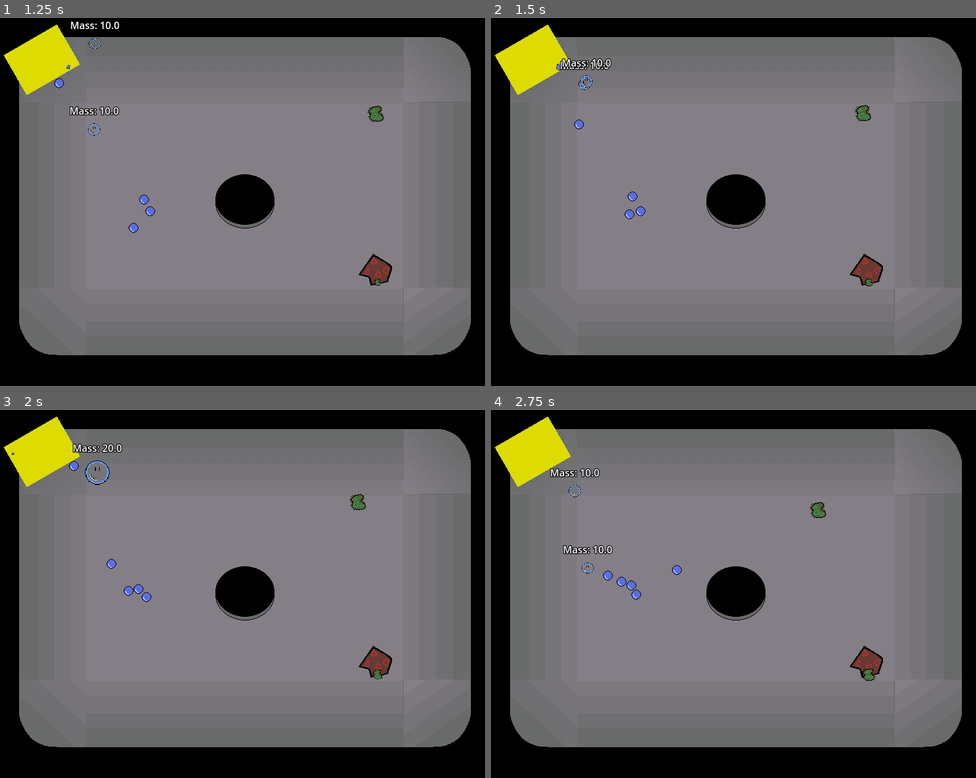
Above: before the commit, frames 1-4 (two rows, left to right).
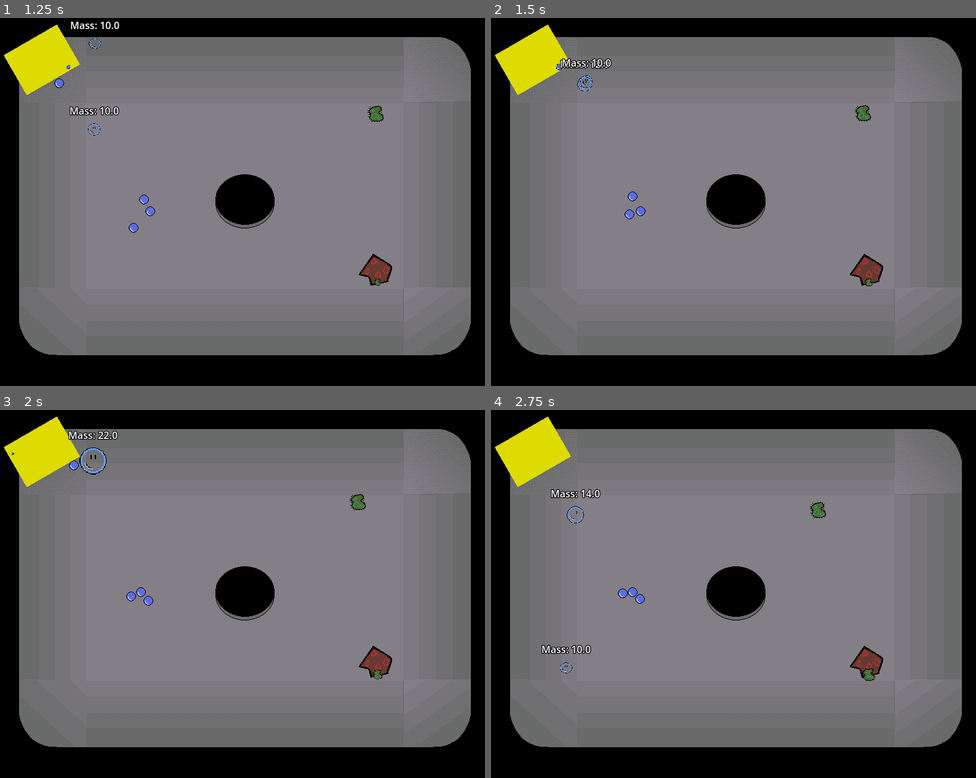
Above: after the commit, the same moments.

Repository: that-damn-cat/BubbleTrouble
Game: Godot game, scene res://game.tscn
The game is run twice, just before and just after one commit, with the same random seed, the same clock (stepped at 60 frames per second) and the same inputs.
Inputs:
- Up to frame 1 (1.25 s): hold Up (up) from 0.53 s (still down); tap Space (shoot) at 0.6 s
- Up to frame 2 (1.5 s): keep holding Up (up); tap Space (shoot) at 1.35 s
- Up to frame 3 (2 s): keep holding Up (up)
- Up to frame 4 (2.75 s): release Up (up) at 2.03 s; hold Left (left) from 2.03 s (still down); tap Space (shoot) at 2.1 s

Frame 1 is identical in both runs. In frame 2, 0.2% of the frame differs, in the area x 14-25%, y 11-31%; in frame 3, 0.7%; in frame 4, 1.1%, in the area x 10-40%, y 15-72%.

Commit message:
Extended merge and split logic

Diff:
--- a/Entities/Player/player.gd
+++ b/Entities/Player/player.gd
@@ -20,6 +20,7 @@
 @export var min_speed: float = 175.0
 @export var max_speed: float = 550.0
 @export_range(0.0, 1.0, 0.01) var friction = .09
+@export var bounce_damping: float = 0.6
 
 var direction := Vector2.ZERO
 
@@ -40,11 +41,22 @@
 	%MassLabel.text = "Mass: %0.1f" % mass
 
 func merge(consumed: Player) -> void:
+	var initial_health: float = health_component.current_health
+
 	health_component.heal(consumed.mass)
 	update_mass()
-	consumed.queue_free()
 
-func _physics_process(_delta):
+	var healed_amount: float = health_component.current_health - initial_health
+
+	if healed_amount == consumed.mass:
+		consumed.queue_free()
+		return
+
+	consumed.mass = consumed.mass - healed_amount
+	consumed.update_mass()
+
+
+func _physics_process(delta):
 	var acceleration = remap(mass, min_mass, max_mass, max_acceleration, min_acceleration)
 	var speed_cap = remap(mass, min_mass, max_mass, max_speed, min_speed)
 
@@ -56,22 +68,34 @@
 
 	move_and_slide()
 
+
 func _on_merge_area_body_entered(body: Node2D) -> void:
-	if body is not Player:
-		return
-
 	if body == self:
 		return
 
-	body = body as Player
-
-	if mass < body.mass:
+	if health_component.current_health == health_component.max_health:
+		if body is Droplet:
+			%Active.try_split()
 		return
 
-	merge(body)
+	if body is Player:
+		if mass < body.mass:
+			return
+
+		merge(body)
+		return
+
+	if body is Droplet:
+		health_component.heal(body.size_bonus)
+		update_mass()
+		body.queue_free()
 
 func _on_healed(_amount: float) -> void:
+	#if health_component.current_health == health_component.max_health:
+	#	%MergeCollider.set_deferred("disabled", true)
+
 	update_mass()
 
 func _on_damaged(_amount: float) -> void:
+	#%MergeCollider.set_deferred("disabled", false)
 	update_mass()
--- a/Entities/Player/player.tscn
+++ b/Entities/Player/player.tscn
@@ -172,7 +172,7 @@
 
 [node name="Player" type="CharacterBody2D" node_paths=PackedStringArray("grow_component", "health_component", "animation") groups=["Player"]]
 collision_layer = 2
-collision_mask = 57
+collision_mask = 51
 script = ExtResource("1_y2db8")
 grow_component = NodePath("GrowComponent")
 health_component = NodePath("HealthComponent")
@@ -196,7 +196,7 @@
 sprites = [NodePath("../Bubs")]
 collision_offsets = {
 NodePath("../PhysicsCollider"): -5.0,
-NodePath("../MergeArea/MergeCollider"): 2.0,
+NodePath("../MergeArea/MergeCollider"): 3.0,
 NodePath("../Hitbox2D/HitboxCollider"): 0.0,
 NodePath("../Hurtbox2D/HurtboxCollider"): 0.0
 }
@@ -212,10 +212,10 @@
 
 [node name="MergeArea" type="Area2D" parent="."]
 collision_layer = 2
-collision_mask = 2
+collision_mask = 10
 
 [node name="MergeCollider" type="CollisionShape2D" parent="MergeArea"]
-disabled = true
+unique_name_in_owner = true
 debug_color = Color(0, 0.63703483, 0.40133417, 0.41960785)
 
 [node name="Hitbox2D" type="Area2D" parent="."]
@@ -249,6 +249,7 @@
 metadata/_custom_type_script = "uid://xmr3p4wrraye"
 
 [node name="Active" type="Node" parent="StateMachine"]
+unique_name_in_owner = true
 script = ExtResource("6_7a1se")
 state_name = "active"
 metadata/_custom_type_script = "uid://xmr3p4wrraye"
